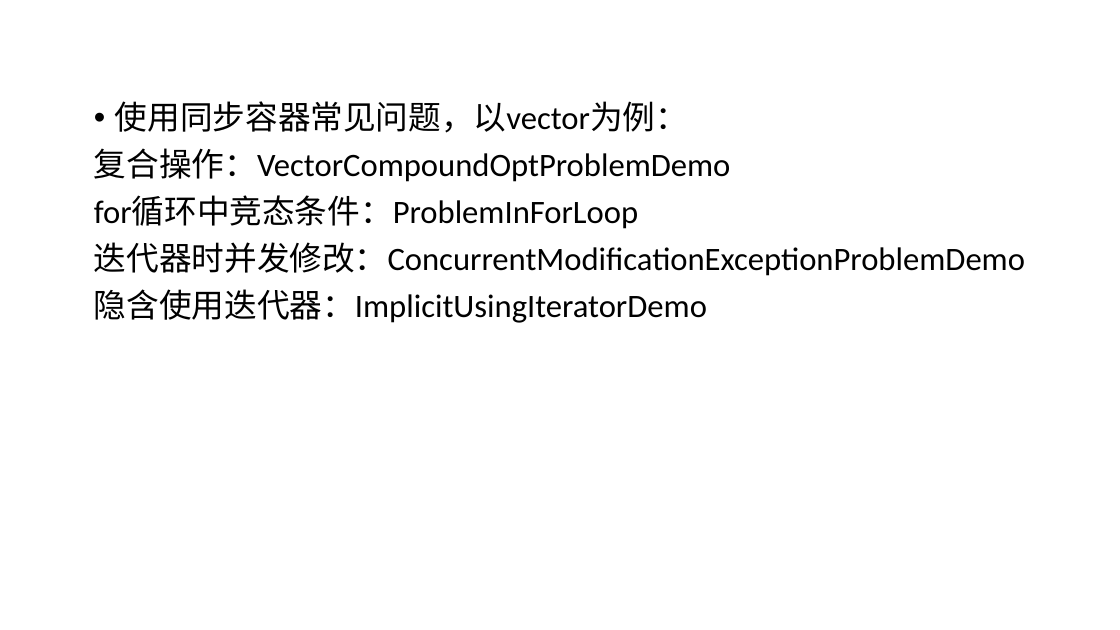
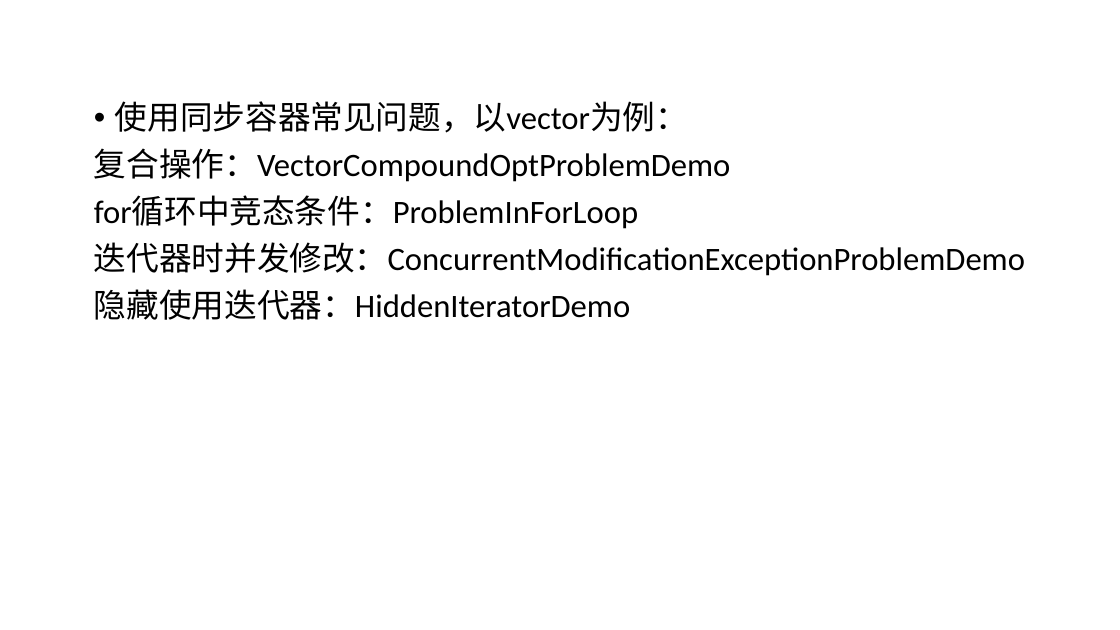
Before and after one commit to GerogeLeon/multithread_demo, a slide deck: slide 26 of JAVA并发编程.pptx. Drawn at 1120x630 pixels with LibreOffice and Linux fonts; fonts in the diff are those of the drawing. Boxes give left, top, right and bottom in pixels: in the first picture for what was removed or moved away, otherwise in the second. Text is boxed around its words. In the diff, an @@ line names an element or a change of style, - is before the commit and + after.

```diff
--- a/JAVA并发编程.pptx
+++ b/JAVA并发编程.pptx
@@ text at box(94, 289, 630, 320): text changed @@
-隐含使用迭代器：ImplicitUsingIteratorDemo
+隐藏使用迭代器：HiddenIteratorDemo
```
Also in this commit, not shown: 4 slides added, 1 slide removed, 5 other files.
